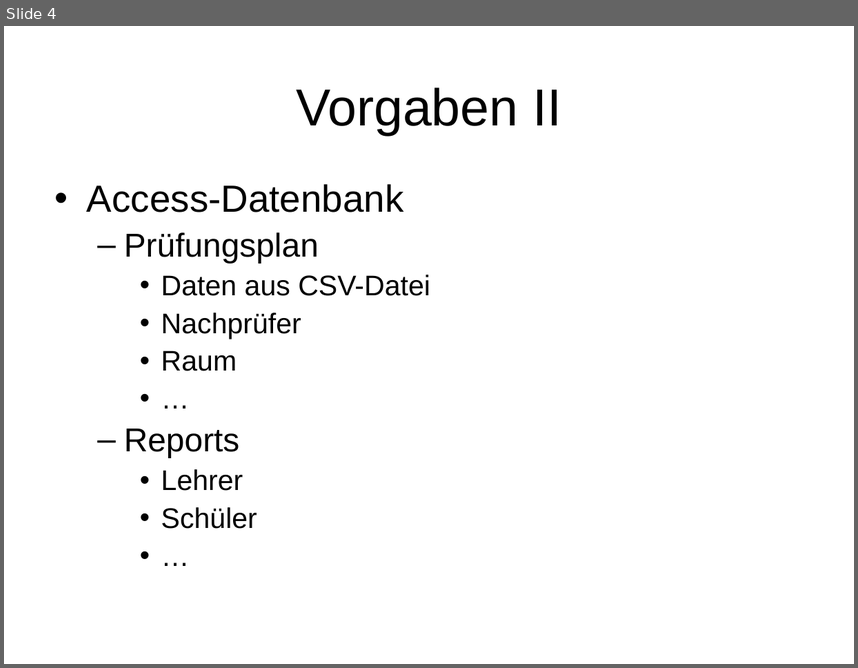
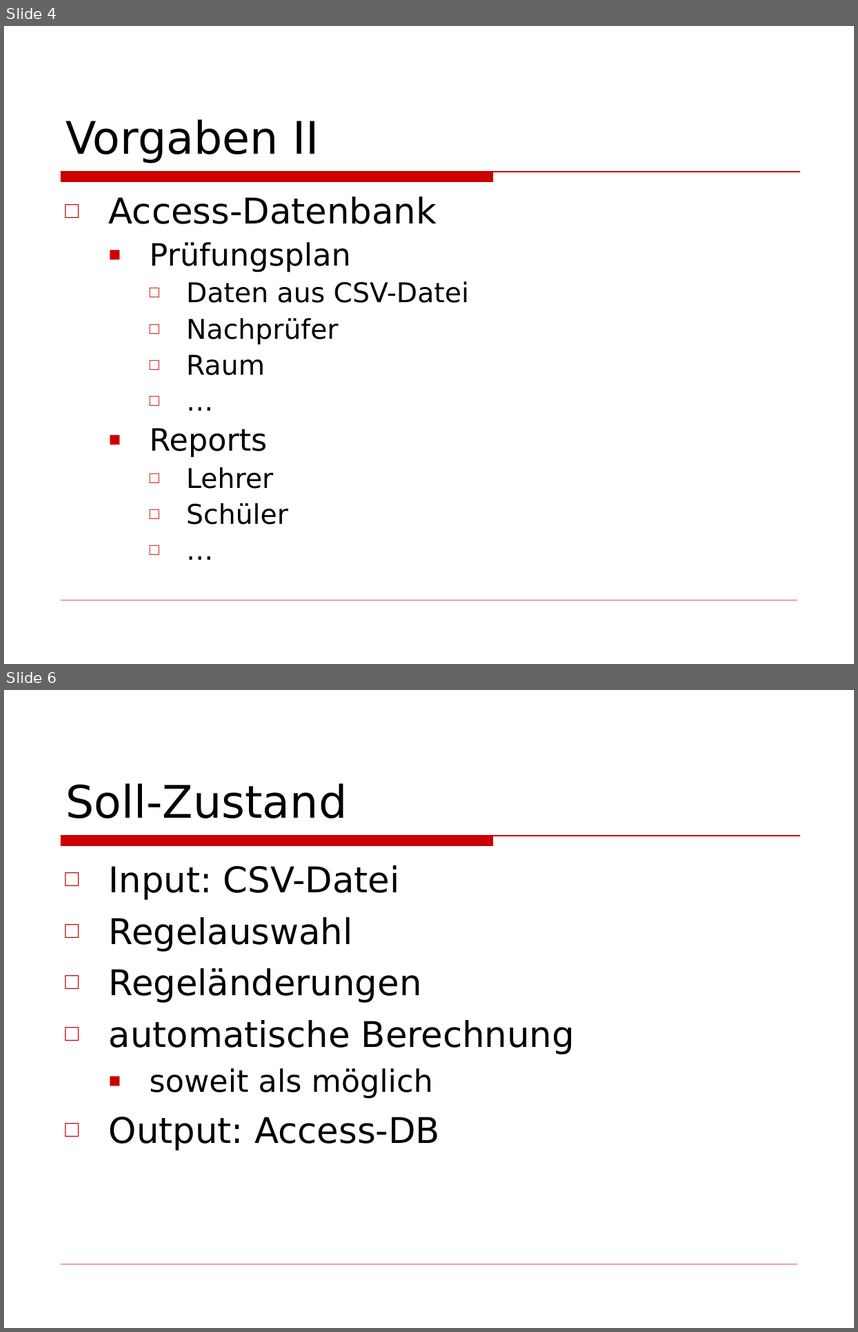
Before and after one commit to BackupTheBerlios/wiptp-svn, a slide deck: docs/Präsentation.ppt. Shown one above the other, each under a label of ours: slide 4 before the commit, slides 4 and 6 after it; the slides between them are not shown. The pictures are 858x668 and 858x1332 pixels, drawn with LibreOffice and Linux fonts; fonts in the diff are those of the drawing; background and template pictures are left out. Boxes give left, top, right and bottom in pixels: in the first picture for what was removed or moved away, otherwise in the second. Text is boxed around its words. In the diff, an @@ line names an element or a change of style, - is before the commit and + after.

```diff
--- a/docs/Präsentation.ppt
+++ b/docs/Präsentation.ppt
@@ slide 6 added at <box>4,690,854,1328</box>, background picture (left out); not listed: 2 template elements that a slide beside it also shows @@
@@ title added at <box>65,783,347,818</box>, 38 pt, text #000000 @@
+Soll-Zustand
@@ text added at <box>109,865,575,1150</box>, 30 pt, text #000000 @@
+□ Input: CSV-Datei
+□ Regelauswahl
+□ Regeländerungen
+□ automatische Berechnung
+  ■ soweit als möglich
+□ Output: Access-DB
@@ slide 4 changed as well @@
@@ title "Vorgaben II": place and size @@
-title "Vorgaben II" at <box>296,87,562,135</box>
+title "Vorgaben II" at <box>65,119,319,163</box>
@@ title "Vorgaben II" at <box>65,119,319,163</box>: size 44 to 38 pt, font Arial to DejaVu Sans; alignment centre to left; vertical alignment middle to bottom @@
@@ text "Access-Datenbank": place and size @@
-text "Access-Datenbank" at <box>87,184,430,528</box>
+text "Access-Datenbank" at <box>109,196,469,524</box>
@@ text "Access-Datenbank" at <box>109,196,469,524</box>: size 32 to 30 pt in "Access-Datenbank"; font Arial to DejaVu Sans; size 28 to 26 pt in "Prüfungsplan", "Reports"; size 24 to 23 pt in "Daten aus CSV-Datei", "Nachprüfer", "Raum", "…" and 3 more places; bullet • to □; bullet colour #000000 to #CC0000; bullet – to ■ @@
@@ freeform shape added at <box>61,172,800,181</box>, fill #CC0000, outline #CC0000 0.74 pt @@
@@ line added from (61, 600) to (797, 600), #CC0000 0.26 pt @@
```
Also in this commit, not shown: 3 other slides changed, 1 other slide added.
